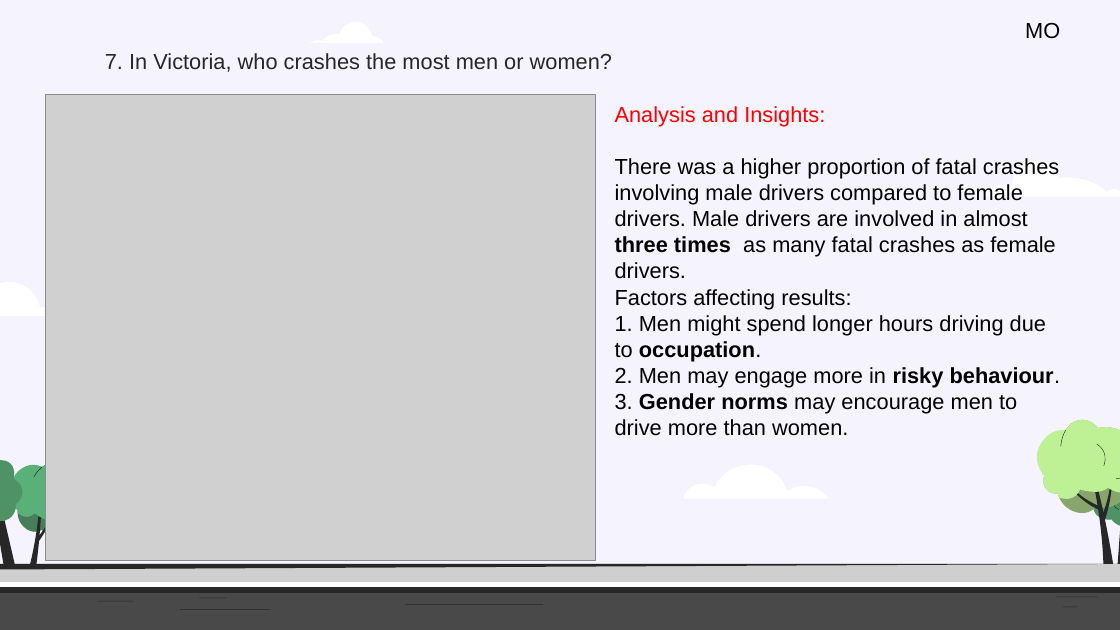
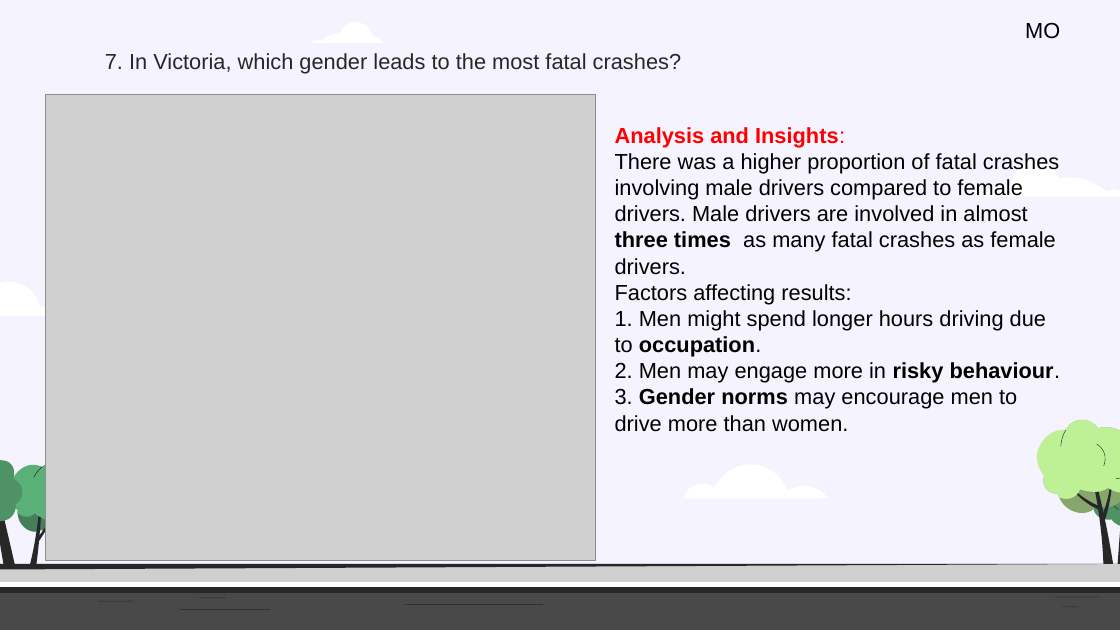
Before and after one commit to Kapedes/project-1-group-2, a slide deck: slide 11 of Insights and analysis of Crash Statistics in Australia.pptx. Drawn at 1120x630 pixels with LibreOffice and Linux fonts; fonts in the diff are those of the drawing; grey boxes stand for pictures. Boxes give left, top, right and bottom in pixels: in the first picture for what was removed or moved away, otherwise in the second. Text is boxed around its words. In the diff, an @@ line names an element or a change of style, - is before the commit and + after.

```diff
--- a/Insights and analysis of Crash Statistics in Australia.pptx
+++ b/Insights and analysis of Crash Statistics in Australia.pptx
@@ subtitle at box(105, 53, 681, 74): text changed @@
-7. In Victoria, who crashes the most men or women?
+7. In Victoria, which gender leads to the most fatal crashes?
@@ text "Analysis and Insights:": place and size @@
-text "Analysis and Insights:" at box(615, 106, 1061, 436)
+text "Analysis and Insights:" at box(615, 127, 1061, 432)
@@ text at box(615, 127, 845, 148): bold on in "Analysis and Insights:" @@
```
Also in this commit, not shown: 11 other slides changed, 1 other file.
